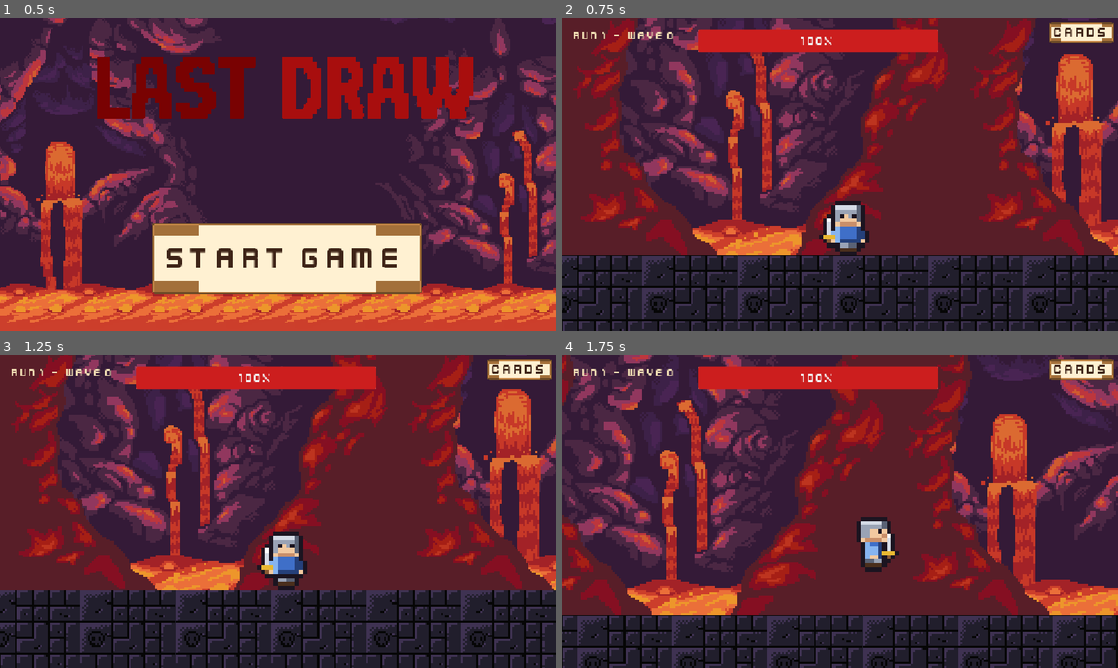
Above: before the commit, frames 1-4 (two rows, left to right).
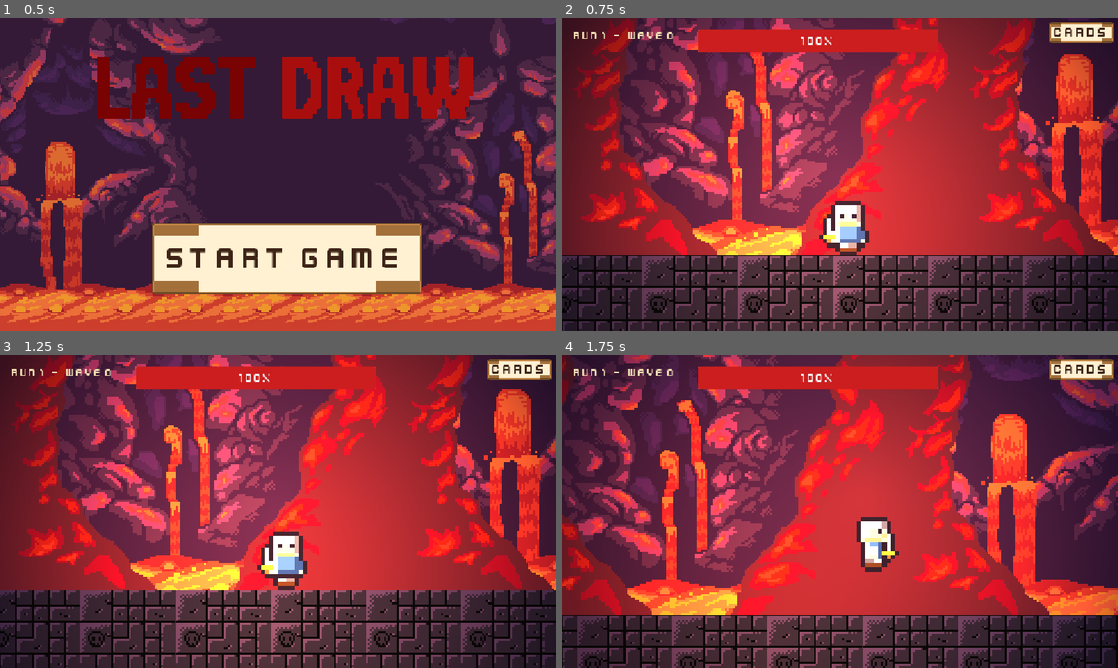
Above: after the commit, the same moments.

Repository: BillNyeFan123-creator/rebound
Game: Godot game, scene res://start_screen.tscn
Two runs of this game, one before a commit and one after it. Both use one fixed random seed, a clock stepped at 60 frames per second and the inputs below.
Inputs (mouse positions are in pixels of both pictures, inside the frame that each line leads up to):
- Up to frame 1 (0.5 s): no input
- Up to frame 2 (0.75 s): click "Start Game" at 0.5 s
- Up to frame 3 (1.25 s): no input
- Up to frame 4 (1.75 s): move the mouse to (962, 495) at 1.27 s; hold D (move_right) from 1.28 s (still down); tap X (attack) at 1.35 s; tap W (jump) at 1.52 s

Frame 1 is identical in both runs. In frame 2, 68% of the frame differs, in the area x 0-100%, y 0-100%; in frame 3, 70%; in frame 4, 65%.

Commit message:
Lighting pass: canvas darkness, player torch, pulsing lava glow, slime glows

Diff:
--- a/Level.tscn
+++ b/Level.tscn
@@ -14,6 +14,8 @@
 [ext_resource type="PackedScene" path="res://scenes/Enemies/BossSlime.tscn" id="9_boss"]
 [ext_resource type="PackedScene" uid="uid://dfc4lnwdviwss" path="res://scenes/Enemy.tscn" id="8_small"]
 [ext_resource type="PackedScene" path="res://scenes/CardPickUI.tscn" id="6_pick"]
+[ext_resource type="Texture2D" path="res://assets/GameUI/light_radial.tres" id="10_light"]
+[ext_resource type="Script" path="res://scripts/arena/LavaLight.gd" id="11_lavalight"]
 [ext_resource type="PackedScene" path="res://scenes/InstructionUI.tscn" id="7_instr"]
 
 [sub_resource type="PhysicsMaterial" id="PhysicsMaterial_q6vxt"]
@@ -31,7 +33,21 @@
 [sub_resource type="RectangleShape2D" id="RectangleShape2D_ceiling"]
 size = Vector2(1250, 40)
 
+[sub_resource type="Gradient" id="Gradient_torch"]
+offsets = PackedFloat32Array(0, 0.6, 1)
+colors = PackedColorArray(1, 1, 1, 1, 1, 1, 1, 0.35, 1, 1, 1, 0)
+
+[sub_resource type="GradientTexture2D" id="GradientTexture2D_torch"]
+gradient = SubResource("Gradient_torch")
+width = 512
+height = 512
+fill_from = Vector2(0.5, 0.5)
+fill_to = Vector2(1, 0.5)
+
 [node name="Level" type="Node2D" unique_id=723381019]
+
+[node name="Darkness" type="CanvasModulate" parent="."]
+color = Color(0.52, 0.47, 0.72, 1)
 
 [node name="Background" type="TextureRect" parent="." unique_id=387135978]
 texture_repeat = 2
@@ -62,6 +78,14 @@
 scale = Vector2(3, 3)
 texture = ExtResource("2_rocks")
 stretch_mode = 1
+
+[node name="LavaGlow" type="PointLight2D" parent="."]
+position = Vector2(576, 590)
+color = Color(1, 0.55, 0.2, 1)
+energy = 1.3
+texture = ExtResource("10_light")
+texture_scale = 2.4
+script = ExtResource("11_lavalight")
 
 [node name="HealthHUD" parent="." unique_id=172373582 instance=ExtResource("1_2nifc")]
 
--- /dev/null
+++ b/assets/GameUI/light_radial.tres
@@ -0,0 +1,13 @@
+[gd_resource type="GradientTexture2D" format=3]
+
+[sub_resource type="Gradient" id="Gradient_radial"]
+offsets = PackedFloat32Array(0, 0.55, 1)
+colors = PackedColorArray(1, 1, 1, 1, 1, 1, 1, 0.45, 1, 1, 1, 0)
+
+[resource]
+gradient = SubResource("Gradient_radial")
+width = 512
+height = 512
+fill = 1
+fill_from = Vector2(0.5, 0.5)
+fill_to = Vector2(1, 0.5)
--- a/scenes/Enemies/BigSlime.tscn
+++ b/scenes/Enemies/BigSlime.tscn
@@ -1,6 +1,7 @@
 [gd_scene format=3 uid="uid://cp1i18gl2wogj"]
 
 [ext_resource type="Script" uid="uid://bpttpf4o48mqm" path="res://scripts/arena/Enemy.gd" id="1_enemy"]
+[ext_resource type="Texture2D" path="res://assets/GameUI/light_radial.tres" id="20_light"]
 [ext_resource type="Texture2D" uid="uid://dm7beelg48dun" path="res://scenes/Enemies/Big Slime/big_slime_idle_32x32.png" id="2_idle"]
 [ext_resource type="Texture2D" uid="uid://ct4v1lra58p65" path="res://scenes/Enemies/Big Slime/big_slime_jump_32x32.png" id="3_jump"]
 [ext_resource type="Texture2D" uid="uid://b8i4jl384p4ou" path="res://scenes/Enemies/Big Slime/big_slime_get_hit_32x32.png" id="4_hit"]
@@ -175,6 +176,12 @@
 sprite_frames = SubResource("SpriteFrames_slime")
 animation = &"idle"
 
+[node name="Glow" type="PointLight2D" parent="."]
+color = Color(0.45, 1, 0.4, 1)
+energy = 0.7
+texture = ExtResource("20_light")
+texture_scale = 1.2
+
 [node name="Hurtbox" type="Area2D" parent="." unique_id=361417128]
 
 [node name="Collision" type="CollisionShape2D" parent="Hurtbox" unique_id=1531270153]
--- a/scenes/Enemies/BlueSlime.tscn
+++ b/scenes/Enemies/BlueSlime.tscn
@@ -1,6 +1,7 @@
 [gd_scene format=3 uid="uid://dhslbwkew444d"]
 
 [ext_resource type="Script" uid="uid://bpttpf4o48mqm" path="res://scripts/arena/Enemy.gd" id="1_enemy"]
+[ext_resource type="Texture2D" path="res://assets/GameUI/light_radial.tres" id="20_light"]
 [ext_resource type="Texture2D" uid="uid://b366yhla3e8sm" path="res://scenes/Enemies/Small Slime/small_slime_dead_32x32.png" id="2_2ghln"]
 [ext_resource type="Texture2D" uid="uid://4i7war7qdlge" path="res://scenes/Enemies/Small Slime/small_slime_get_hit_32x32.png" id="3_y52ah"]
 [ext_resource type="Texture2D" uid="uid://bwl3xqofp06w3" path="res://scenes/Enemies/Small Slime/small_slime_idle_32x32.png" id="4_wf0lf"]
@@ -175,6 +176,12 @@
 sprite_frames = SubResource("SpriteFrames_slime")
 animation = &"jump"
 
+[node name="Glow" type="PointLight2D" parent="."]
+color = Color(0.45, 1, 0.4, 1)
+energy = 0.7
+texture = ExtResource("20_light")
+texture_scale = 1.2
+
 [node name="Hurtbox" type="Area2D" parent="." unique_id=1941984171]
 
 [node name="Collision" type="CollisionShape2D" parent="Hurtbox" unique_id=817774841]
--- a/scenes/Enemies/BossSlime.tscn
+++ b/scenes/Enemies/BossSlime.tscn
@@ -1,6 +1,7 @@
 [gd_scene format=3 uid="uid://cqff4qv31bysj"]
 
 [ext_resource type="Script" uid="uid://bpttpf4o48mqm" path="res://scripts/arena/Enemy.gd" id="1_k3ul7"]
+[ext_resource type="Texture2D" path="res://assets/GameUI/light_radial.tres" id="20_light"]
 [ext_resource type="Texture2D" uid="uid://b366yhla3e8sm" path="res://scenes/Enemies/Small Slime/small_slime_dead_32x32.png" id="2_6d1o2"]
 [ext_resource type="Texture2D" uid="uid://bem7r7nxawqxn" path="res://scenes/Enemies/Boss/slimebosshit.png" id="3_k3ul7"]
 [ext_resource type="Texture2D" uid="uid://c6t1bhqebpfd0" path="res://scenes/Enemies/Boss/slimebossidle.png" id="4_6d1o2"]
@@ -178,6 +179,12 @@
 sprite_frames = SubResource("SpriteFrames_slime")
 animation = &"idle"
 
+[node name="Glow" type="PointLight2D" parent="."]
+color = Color(0.45, 1, 0.4, 1)
+energy = 1.0
+texture = ExtResource("20_light")
+texture_scale = 2.2
+
 [node name="Hurtbox" type="Area2D" parent="." unique_id=1941984171]
 
 [node name="Collision" type="CollisionShape2D" parent="Hurtbox" unique_id=817774841]
--- a/scenes/Enemy.tscn
+++ b/scenes/Enemy.tscn
@@ -1,6 +1,7 @@
 [gd_scene format=3 uid="uid://dfc4lnwdviwss"]
 
 [ext_resource type="Script" uid="uid://bpttpf4o48mqm" path="res://scripts/arena/Enemy.gd" id="1_enemy"]
+[ext_resource type="Texture2D" path="res://assets/GameUI/light_radial.tres" id="20_light"]
 [ext_resource type="Texture2D" uid="uid://cqaxxjci2kjq2" path="res://scenes/Enemies/Small Slime/small_slime_dead_32x32.png" id="2_5wwv6"]
 [ext_resource type="Texture2D" uid="uid://b8i4jl384p4ou" path="res://scenes/Enemies/Small Slime/small_slime_get_hit_32x32.png" id="3_1vja8"]
 [ext_resource type="Texture2D" uid="uid://dm7beelg48dun" path="res://scenes/Enemies/Small Slime/small_slime_idle_32x32.png" id="4_iwav8"]
@@ -177,6 +178,12 @@
 sprite_frames = SubResource("SpriteFrames_rgvph")
 animation = &"idle"
 
+[node name="Glow" type="PointLight2D" parent="."]
+color = Color(0.45, 1, 0.4, 1)
+energy = 0.7
+texture = ExtResource("20_light")
+texture_scale = 1.2
+
 [node name="Hurtbox" type="Area2D" parent="." unique_id=1205436785]
 
 [node name="Collision" type="CollisionShape2D" parent="Hurtbox" unique_id=352324162]
--- a/scenes/Player.tscn
+++ b/scenes/Player.tscn
@@ -4,6 +4,7 @@
 [ext_resource type="PackedScene" path="res://scenes/player/sprite_knight.tscn" id="2_knight"]
 [ext_resource type="Script" uid="uid://cjabg4x6vm740" path="res://scripts/SpriteKnightAnimanager.gd" id="3_3li8b"]
 [ext_resource type="Script" path="res://scripts/arena/GameCamera.gd" id="4_camera"]
+[ext_resource type="Texture2D" path="res://assets/GameUI/light_radial.tres" id="5_light"]
 
 [sub_resource type="RectangleShape2D" id="RectangleShape2D_xhfnw"]
 size = Vector2(75, 83)
@@ -34,3 +35,9 @@
 
 [node name="Camera" type="Camera2D" parent="."]
 script = ExtResource("4_camera")
+
+[node name="Torch" type="PointLight2D" parent="."]
+color = Color(1, 0.8, 0.55, 1)
+energy = 1.1
+texture = ExtResource("5_light")
+texture_scale = 1.8
--- /dev/null
+++ b/scripts/arena/LavaLight.gd
@@ -0,0 +1,14 @@
+extends PointLight2D
+# Pulses the lava glow so the floor feels alive.
+
+var _time := 0.0
+var _base_energy := 1.3
+
+
+func _ready() -> void:
+	_base_energy = energy
+
+
+func _process(delta: float) -> void:
+	_time += delta
+	energy = _base_energy + sin(_time * 1.7) * 0.18 + sin(_time * 4.3) * 0.06
